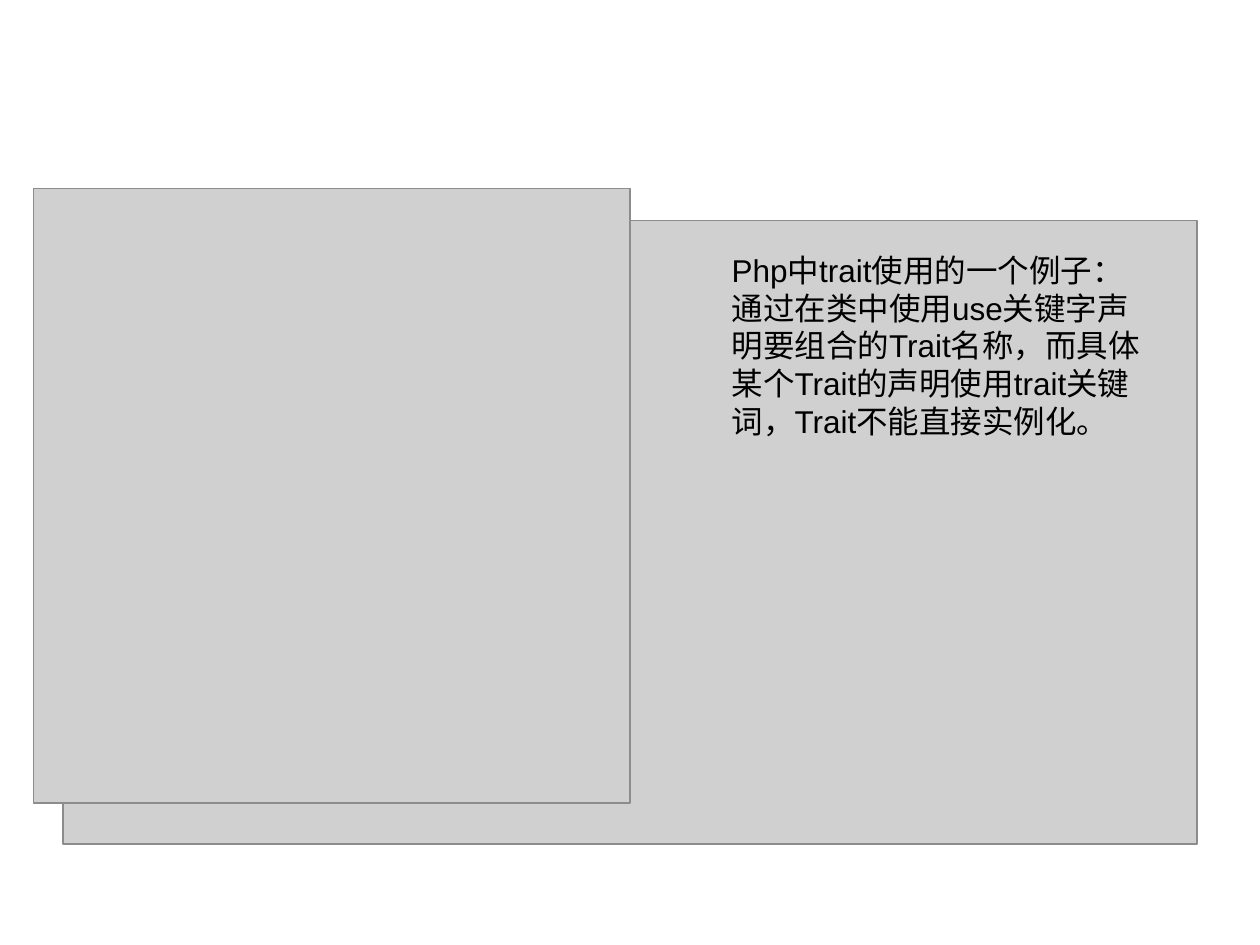
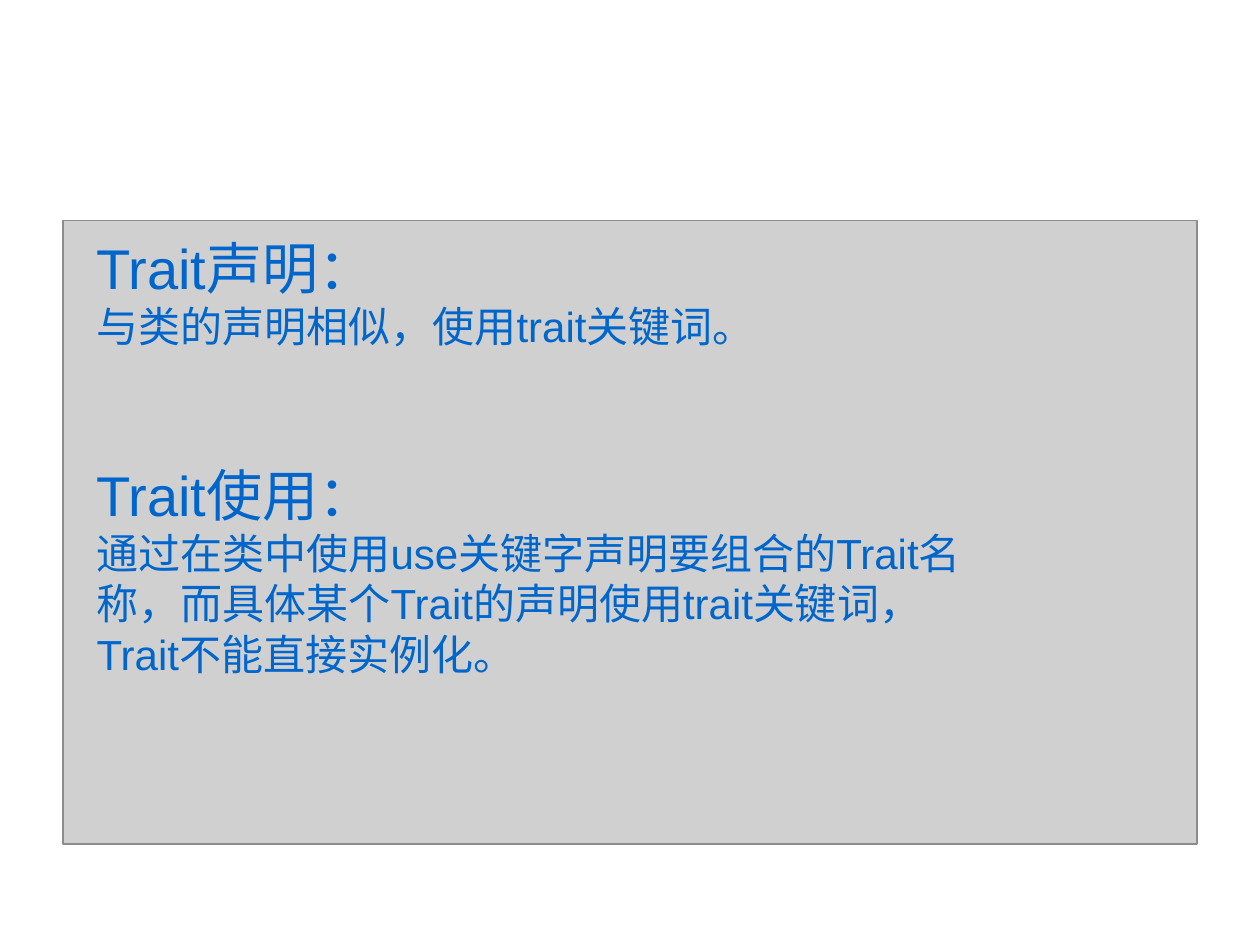
Before and after one commit to 2017-CompilerH-a3/Teamwork-Traits, a slide deck: slide 27 of trait.ppt (slide 21 before the commit). Drawn at 1260x945 pixels with LibreOffice and Linux fonts; fonts in the diff are those of the drawing; grey boxes stand for pictures; background and template pictures are left out. Boxes give left, top, right and bottom in pixels: in the first picture for what was removed or moved away, otherwise in the second. Text is boxed around its words. In the diff, an @@ line names an element or a change of style, - is before the commit and + after.

```diff
--- a/trait.ppt
+++ b/trait.ppt
@@ picture removed at [34, 189, 630, 803] @@
@@ text "Trait声明：": place and size @@
-text "Trait声明：" at [732, 257, 1140, 436]
+text "Trait声明：" at [97, 245, 961, 674]
@@ text at [97, 245, 755, 521]: text changed; size 18 to 24 pt; text colour #000000 to #0066CC @@
-Php中trait使用的一个例子：
+Trait声明：
+与类的声明相似，使用trait关键词。
+Trait使用：
@@ text at [97, 533, 961, 674]: size 18 to 24 pt, text colour #000000 to #0066CC in "通过在类中使用use关键字声明要组合的Trait名称，而具体某个Trait的声明使用trait关键词，Trait不能直接 ..." @@
```
Also in this commit, not shown: 6 other slides changed, 14 slides added, 4 slides removed.
